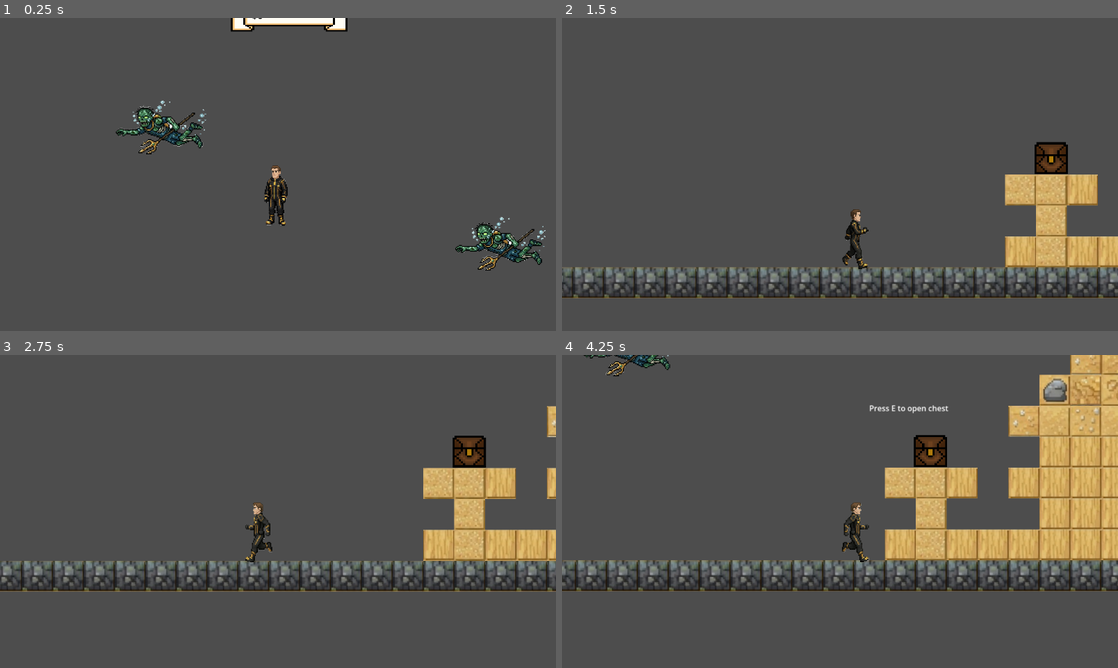
Above: before the commit, frames 1-4 (two rows, left to right).
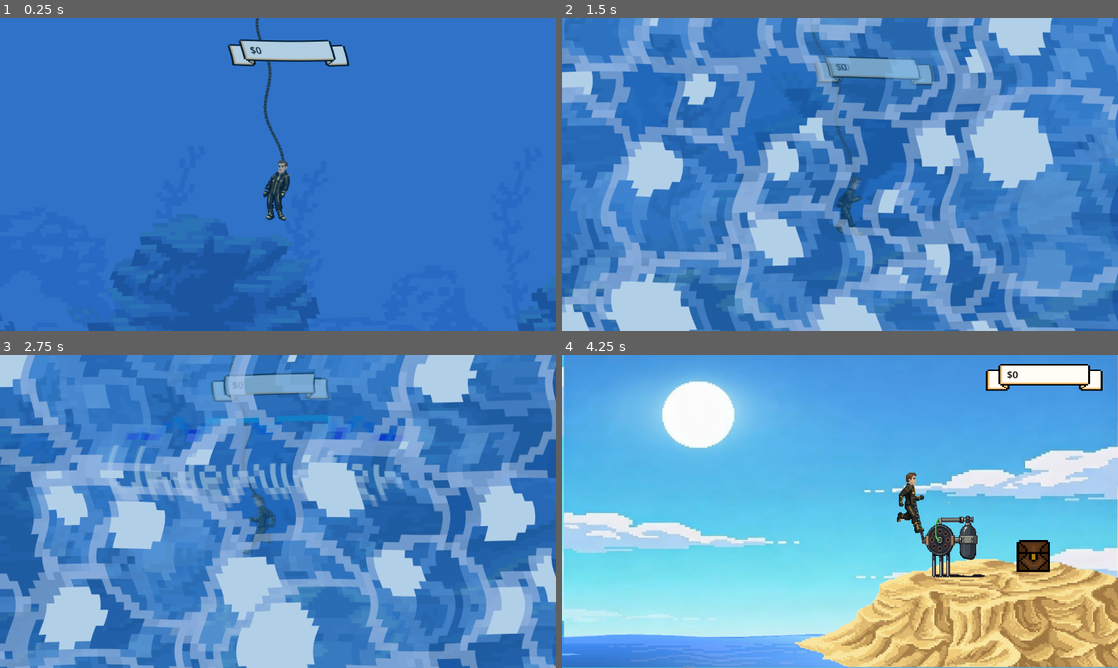
Above: after the commit, the same moments.

Repository: Jadiefication/Campfire-GameJam
Game: Godot game, scene res://scenes/mapa_pls.tscn
Same seed, same stepped clock (60 frames per second), same inputs: the game is played once before the commit and once after it. This scene is started directly instead of the project's main scene. The engine's default icon, where the game draws it, is replaced by a stand-in: a white triangle on a blue panel in a dark square.
Inputs:
- Up to frame 1 (0.25 s): no input
- Up to frame 2 (1.5 s): hold Right (move_right) from 0.53 s (still down); tap E (Interact) at 0.6, 1.35 s; tap Space (Jump) at 0.77 s
- Up to frame 3 (2.75 s): tap Space (Jump) at 1.52 s; release Right (move_right) at 2.03 s; hold A (move_left) from 2.03 s (still down); tap E (Interact) at 2.1 s
- Up to frame 4 (4.25 s): release A (move_left) at 2.78 s; hold Right (move_right) from 2.78 s (still down); tap E (Interact) at 2.85, 3.6 s; tap Space (Jump) at 3.02, 3.77 s

The runs differ from the first frame. In frame 1, 100% of the frame differs, in the area x 0-100%, y 0-100%; in frame 2, 100%; in frame 3, 100%; in frame 4, 100%.

Commit message:
finish first world

Diff:
--- a/scenes/base.tscn
+++ b/scenes/base.tscn
@@ -7,13 +7,11 @@
 [ext_resource type="Texture2D" uid="uid://b6e21y341pn1x" path="res://IMGS/day.jpg" id="2_vqfsp"]
 [ext_resource type="PackedScene" uid="uid://bk8vlqanbro6t" path="res://scenes/oxygen_tank.tscn" id="3_t45w4"]
 [ext_resource type="PackedScene" uid="uid://c1v7a5htiqcsp" path="res://scenes/player.tscn" id="4_h5ip5"]
-[ext_resource type="PackedScene" uid="uid://qiulhnrb1h2f" path="res://scenes/fish_spawner.tscn" id="7_hh5oj"]
 [ext_resource type="Texture2D" uid="uid://n4shwtgxjcgo" path="res://IMGS/island.png" id="8_i6jx3"]
 [ext_resource type="Script" uid="uid://bnhodst1lsw4l" path="res://scripts/adam.gd" id="9_dmaw2"]
 [ext_resource type="Texture2D" uid="uid://bcmhr181vs24h" path="res://IMGS/pipe.png" id="12_dmaw2"]
 [ext_resource type="AudioStream" uid="uid://d0qn18na686an" path="res://sounds/bubbles.mp3" id="13_1xxg6"]
 [ext_resource type="PackedScene" uid="uid://buxh6wc56mupk" path="res://scenes/chest.tscn" id="14_517kj"]
-[ext_resource type="PackedScene" uid="uid://dvm61g86m55o7" path="res://scenes/zombie.tscn" id="15_ot4hf"]
 [ext_resource type="Texture2D" uid="uid://ddm5pblkn10ls" path="res://IMGS/ui/UI_Flat_Banner02a.png" id="15_vciil"]
 
 [sub_resource type="GDScript" id="GDScript_jn13j"]
@@ -139,9 +137,6 @@
 [node name="oxygen_tank" parent="." unique_id=1640028717 instance=ExtResource("3_t45w4")]
 position = Vector2(749, 385)
 
-[node name="fish_spawner" parent="." unique_id=570606193 instance=ExtResource("7_hh5oj")]
-position = Vector2(88, 163)
-
 [node name="PinJoint2D" type="PinJoint2D" parent="." unique_id=1907018193]
 texture_filter = 1
 position = Vector2(749, 385)
@@ -164,10 +159,6 @@
 [node name="Chest" parent="." unique_id=1329740356 instance=ExtResource("14_517kj")]
 position = Vector2(977, 416)
 
-[node name="CharacterBody2D" parent="Chest" unique_id=1747079483 instance=ExtResource("15_ot4hf")]
-position = Vector2(-807, -189.00002)
-scale = Vector2(-0.2, 0.2)
-
 [node name="Banner" type="TextureRect" parent="." unique_id=1873500335]
 texture_filter = 1
 offset_left = 878.0
--- a/scenes/mapa_pls.tscn
+++ b/scenes/mapa_pls.tscn
@@ -2,14 +2,51 @@
 
 [ext_resource type="Texture2D" uid="uid://swnmyifx7lkq" path="res://IMGS/tilemap1.png" id="1_gol5h"]
 [ext_resource type="Script" uid="uid://blddvgw34dbsq" path="res://scripts/mapa_pls.gd" id="1_x2awj"]
+[ext_resource type="PackedScene" uid="uid://eoyrkfeb6fl4" path="res://scenes/bubble_shader.tscn" id="2_7mfh0"]
 [ext_resource type="Texture2D" uid="uid://bnnqc3a1e87xw" path="res://textpng.png" id="2_7ykll"]
 [ext_resource type="PackedScene" uid="uid://buxh6wc56mupk" path="res://scenes/chest.tscn" id="2_x2awj"]
 [ext_resource type="PackedScene" uid="uid://qiulhnrb1h2f" path="res://scenes/fish_spawner.tscn" id="3_7ykll"]
+[ext_resource type="Texture2D" uid="uid://c1ks7jpi55478" path="res://IMGS/title/far.png" id="3_ogfxj"]
+[ext_resource type="Texture2D" uid="uid://cndvyneft6tr3" path="res://IMGS/title/sand.png" id="4_xg242"]
+[ext_resource type="Texture2D" uid="uid://nx5rf0nrds4e" path="res://IMGS/title/foreground-1.png" id="5_vvx7h"]
+[ext_resource type="Texture2D" uid="uid://b2g4x5syc17ek" path="res://IMGS/title/foreground-2.png" id="6_8p7sb"]
 [ext_resource type="Texture2D" uid="uid://ddm5pblkn10ls" path="res://IMGS/ui/UI_Flat_Banner02a.png" id="6_x5sg4"]
 [ext_resource type="PackedScene" uid="uid://dvm61g86m55o7" path="res://scenes/zombie.tscn" id="7_myhk2"]
 [ext_resource type="AudioStream" uid="uid://0npph65pat50" path="res://sounds/ytmp3free.cc_submerged-ocean-ambient-music-underwater-sounds-youtubemp3free.org.mp3" id="8_myhk2"]
 [ext_resource type="PackedScene" uid="uid://c1v7a5htiqcsp" path="res://scenes/player.tscn" id="9_txjws"]
 [ext_resource type="Script" uid="uid://bnhodst1lsw4l" path="res://scripts/adam.gd" id="10_127b4"]
+[ext_resource type="Shader" uid="uid://e7igo45fo1by" path="res://shaders/ocean.gdshader" id="11_05jtr"]
+[ext_resource type="PackedScene" uid="uid://bk8vlqanbro6t" path="res://scenes/oxygen_tank.tscn" id="12_wak0d"]
+[ext_resource type="Texture2D" uid="uid://bcmhr181vs24h" path="res://IMGS/pipe.png" id="13_emdhy"]
+[ext_resource type="AudioStream" uid="uid://d0qn18na686an" path="res://sounds/bubbles.mp3" id="19_ogfxj"]
+
+[sub_resource type="Shader" id="1"]
+code = "shader_type canvas_item;
+
+uniform float speed = 0.05;
+
+void fragment() {
+    vec2 uv = UV;
+    uv.x -= TIME * speed;
+    uv = fract(uv);     // wraps UV so it tiles properly
+    COLOR = texture(TEXTURE, uv);
+}"
+
+[sub_resource type="ShaderMaterial" id="ShaderMaterial_73413"]
+shader = SubResource("1")
+shader_parameter/speed = 0.03
+
+[sub_resource type="ShaderMaterial" id="ShaderMaterial_bleqs"]
+shader = SubResource("1")
+shader_parameter/speed = 0.12
+
+[sub_resource type="ShaderMaterial" id="ShaderMaterial_6xfuw"]
+shader = SubResource("1")
+shader_parameter/speed = 0.28
+
+[sub_resource type="ShaderMaterial" id="ShaderMaterial_yop7p"]
+shader = SubResource("1")
+shader_parameter/speed = 0.28
 
 [sub_resource type="TileSetAtlasSource" id="TileSetAtlasSource_y2eox"]
 texture = ExtResource("1_gol5h")
@@ -2470,8 +2507,80 @@
 font_size = 20
 font_color = Color(0, 0, 0, 1)
 
-[node name="Node2D" type="Node2D" unique_id=973428691]
+[sub_resource type="ShaderMaterial" id="ShaderMaterial_5b7n5"]
+shader = ExtResource("11_05jtr")
+shader_parameter/tint_color = Vector3(0, 0.4, 0.7)
+shader_parameter/intensity = 0.3
+shader_parameter/distortion_strength = 2.0
+
+[sub_resource type="WorldBoundaryShape2D" id="WorldBoundaryShape2D_wak0d"]
+normal = Vector2(1, 0)
+distance = 20480.0
+
+[node name="World1" type="Node2D" unique_id=973428691]
 script = ExtResource("1_x2awj")
+
+[node name="Bubbles" parent="." unique_id=1744166050 instance=ExtResource("2_7mfh0")]
+visible = false
+
+[node name="TextureRect" type="TextureRect" parent="." unique_id=1096539495]
+offset_left = -932.0
+offset_right = 1849.1328
+offset_bottom = 1693.0
+
+[node name="Far" type="TextureRect" parent="TextureRect" unique_id=282430219]
+texture_filter = 1
+material = SubResource("ShaderMaterial_73413")
+layout_mode = 1
+anchors_preset = 15
+anchor_right = 1.0
+anchor_bottom = 1.0
+offset_left = 398.0
+offset_top = -2.0
+offset_right = 398.0
+offset_bottom = -2.0
+grow_horizontal = 2
+grow_vertical = 2
+texture = ExtResource("3_ogfxj")
+expand_mode = 1
+
+[node name="Sand" type="TextureRect" parent="TextureRect" unique_id=1244350057]
+texture_filter = 1
+material = SubResource("ShaderMaterial_bleqs")
+layout_mode = 1
+anchors_preset = 15
+anchor_right = 1.0
+anchor_bottom = 1.0
+offset_left = 398.0
+offset_top = -2.0
+offset_right = 398.0
+offset_bottom = -2.0
+grow_horizontal = 2
+grow_vertical = 2
+texture = ExtResource("4_xg242")
+expand_mode = 1
+
+[node name="Foreground1" type="TextureRect" parent="TextureRect" unique_id=564744994]
+texture_filter = 1
+material = SubResource("ShaderMaterial_6xfuw")
+layout_mode = 0
+offset_left = 398.0
+offset_top = -2.0
+offset_right = 398.0
+offset_bottom = -2.0
+texture = ExtResource("5_vvx7h")
+expand_mode = 1
+
+[node name="Foreground2" type="TextureRect" parent="TextureRect" unique_id=19837083]
+texture_filter = 1
+material = SubResource("ShaderMaterial_yop7p")
+layout_mode = 0
+offset_left = 398.0
+offset_top = -2.0
+offset_right = 398.0
+offset_bottom = -2.0
+texture = ExtResource("6_8p7sb")
+expand_mode = 1
 
 [node name="Chest2" parent="." unique_id=1329740356 instance=ExtResource("2_x2awj")]
 position = Vector2(1567, 1310)
@@ -2488,16 +2597,62 @@
 position = Vector2(1867, 512)
 scale = Vector2(-1, 1)
 
-[node name="Banner" type="TextureRect" parent="." unique_id=1377057694]
+[node name="Area2D2" parent="." unique_id=130372644 instance=ExtResource("3_7ykll")]
+position = Vector2(185, 1084)
+
+[node name="CharacterBody2D2" parent="Area2D2" unique_id=1747079483 instance=ExtResource("7_myhk2")]
+position = Vector2(523.99994, -818)
+
+[node name="CharacterBody2D3" parent="." unique_id=893069550 instance=ExtResource("7_myhk2")]
+position = Vector2(1458.9999, 523.99994)
+
+[node name="CharacterBody2D2" parent="." unique_id=1383476667 instance=ExtResource("7_myhk2")]
+position = Vector2(631.99994, 949.99994)
+
+[node name="AudioStreamPlayer2D" type="AudioStreamPlayer2D" parent="." unique_id=2067134431]
+position = Vector2(0, 57)
+stream = ExtResource("8_myhk2")
+autoplay = true
+
+[node name="PinJoint2D" type="PinJoint2D" parent="." unique_id=1799270197]
 texture_filter = 1
-offset_left = 878.0
-offset_top = 19.0
-offset_right = 1120.0
-offset_bottom = 74.0
+position = Vector2(749, 385)
+node_a = NodePath("../CharacterBody2D")
+node_b = NodePath("../oxygen_tank")
+
+[node name="Line2D" type="Line2D" parent="PinJoint2D" unique_id=1157650805]
+texture_filter = 1
+texture_repeat = 2
+position = Vector2(262.99997, -393)
+scale = Vector2(0.7452624, 0.6524824)
+points = PackedVector2Array(1, 10, -11, 11, -22, 22, -33, 32, -44, 42, -55, 52, -66, 62, -77, 72, -91.24298, 76.63043, -103.319275, 81.22827, -80.508545, 206.90213, -83.19226, 272.8043, -52.330566, 499.63034)
+width = 20.0
+texture = ExtResource("13_emdhy")
+texture_mode = 1
+
+[node name="CharacterBody2D" parent="." unique_id=614309881 instance=ExtResource("9_txjws")]
+position = Vector2(976, 356)
+script = ExtResource("10_127b4")
+speed = null
+rope_length = 1000.0
+money = null
+
+[node name="Camera2D" type="Camera2D" parent="CharacterBody2D" unique_id=1457011786]
+limit_left = -323
+limit_top = 0
+limit_smoothed = true
+position_smoothing_enabled = true
+
+[node name="Banner" type="TextureRect" parent="CharacterBody2D/Camera2D" unique_id=1377057694]
+texture_filter = 1
+offset_left = -98.0
+offset_top = -293.0
+offset_right = 144.0
+offset_bottom = -238.0
 texture = ExtResource("6_x5sg4")
 expand_mode = 3
 
-[node name="Label" type="Label" parent="Banner" unique_id=1874999297]
+[node name="Label" type="Label" parent="CharacterBody2D/Camera2D/Banner" unique_id=1874999297]
 texture_filter = 1
 layout_mode = 0
 offset_left = 44.0
@@ -2507,38 +2662,33 @@
 text = "0$"
 label_settings = SubResource("LabelSettings_jhl44")
 
-[node name="Underwater_Text" type="TextureRect" parent="." unique_id=2135291448]
+[node name="Underwater_Text" type="TextureRect" parent="CharacterBody2D/Camera2D" unique_id=2135291448]
 visible = false
 texture_filter = 1
-offset_left = 239.0
-offset_top = 66.0
-offset_right = 915.0
-offset_bottom = 265.26996
+offset_left = -336.0
+offset_top = -218.0
+offset_right = 340.0
+offset_bottom = -18.730042
 texture = ExtResource("2_7ykll")
 
-[node name="Area2D2" parent="." unique_id=130372644 instance=ExtResource("3_7ykll")]
-position = Vector2(185, 1084)
-
-[node name="CharacterBody2D2" parent="Area2D2" unique_id=1747079483 instance=ExtResource("7_myhk2")]
-position = Vector2(523.99994, -818)
-
-[node name="CharacterBody2D3" parent="." unique_id=893069550 instance=ExtResource("7_myhk2")]
-position = Vector2(1458.9999, 523.99994)
-
-[node name="CharacterBody2D2" parent="." unique_id=1383476667 instance=ExtResource("7_myhk2")]
-position = Vector2(631.99994, 949.99994)
-
-[node name="AudioStreamPlayer2D" type="AudioStreamPlayer2D" parent="." unique_id=2067134431]
-position = Vector2(0, 57)
-stream = ExtResource("8_myhk2")
-autoplay = true
-
-[node name="CharacterBody2D" parent="." unique_id=614309881 instance=ExtResource("9_txjws")]
-position = Vector2(976, 356)
-script = ExtResource("10_127b4")
-
-[node name="Camera2D" type="Camera2D" parent="CharacterBody2D" unique_id=1457011786]
-limit_left = -323
-limit_top = 0
-limit_smoothed = true
-position_smoothing_enabled = true
+[node name="CanvasLayer" type="CanvasLayer" parent="." unique_id=640104217]
+
+[node name="ColorRect" type="ColorRect" parent="CanvasLayer" unique_id=1674483065]
+material = SubResource("ShaderMaterial_5b7n5")
+offset_left = -889.0
+offset_top = -8.0
+offset_right = 11588.0
+offset_bottom = 8745.0
+
+[node name="BackBufferCopy" type="BackBufferCopy" parent="CanvasLayer" unique_id=2072952519]
+
+[node name="oxygen_tank" parent="." unique_id=1604457158 instance=ExtResource("12_wak0d")]
+position = Vector2(935, -79)
+
+[node name="StaticBody2D" type="StaticBody2D" parent="." unique_id=789162994]
+
+[node name="CollisionShape2D" type="CollisionShape2D" parent="StaticBody2D" unique_id=1918394315]
+shape = SubResource("WorldBoundaryShape2D_wak0d")
+
+[node name="BubbleSFX" type="AudioStreamPlayer2D" parent="." unique_id=229040356]
+stream = ExtResource("19_ogfxj")
--- a/scripts/adam.gd
+++ b/scripts/adam.gd
@@ -5,7 +5,7 @@
 @export var rope_length: float = 500.0
 
 # --- CONSTANTS ---
-const GRAVITY: float = 1200.0
+var GRAVITY: float = 1200.0
 const JUMP_VELOCITY: float = -600
 
 # --- NODE REFERENCES ---
@@ -33,10 +33,17 @@
 
 	sprite.animation_finished.connect(_on_animation_finished)
 	sprite.play("Idle")
+
+	if get_parent().name == "World1":
+		GRAVITY /= 2
+
 	change_money()
 
 func change_money():
-	get_parent().get_node("Banner/Label").text = "$" + str(money)
+	if get_node_or_null("Camera2D") != null:
+		$Camera2D.get_node("Banner/Label").text = "$" + str(money)
+	else:
+		get_parent().get_node("Banner/Label").text = "$" + str(money)
 
 func _physics_process(delta: float) -> void:
 	var direction = Input.get_axis("move_left", "move_right")
@@ -77,6 +84,14 @@
 		if sprite.animation == "Walk":
 			sprite.play("Idle")
 
+	if get_parent().name == "World1":
+		if Input.is_key_pressed(Key.KEY_W):
+			velocity.y = JUMP_VELOCITY / 4
+		if Input.is_key_pressed(Key.KEY_S):
+			velocity.y = -JUMP_VELOCITY / 4
+		if Input.is_key_pressed(Key.KEY_E):
+			change_scenes("res://scenes/base.tscn")
+
 	# --- ROPE CONSTRAINT ---
 	if rope_active:
 		var to_player = global_position - hook_position
@@ -115,16 +130,19 @@
 
 func on_enter_water(body: Node2D) -> void:
 	if body == self and bubbles_node:
-		bubbles_node.visible = true
-		var mat = bubbles_node.get_node("ColorRect").material
-		get_parent().get_node("BubbleSFX").play()
-		var tween = create_tween()
+		change_scenes("res://scenes/mapa_pls.tscn")
 
-		tween.tween_property(mat, "shader_parameter/transition_fill", 1.5, 0.6).set_trans(Tween.TRANS_SINE)
-		tween.tween_interval(1.0)
-		tween.tween_property(mat, "shader_parameter/transition_fill", 0.0, 0.6).set_trans(Tween.TRANS_SINE)
+func change_scenes(new_scene: String):
+	bubbles_node.visible = true
+	var mat = bubbles_node.get_node("ColorRect").material
+	get_parent().get_node("BubbleSFX").play()
+	var tween = create_tween()
 
-		tween.tween_callback(func():
-				bubbles_node.visible = false
-				get_tree().change_scene_to_file("res://scenes/mapa_pls.tscn")
-		)
+	tween.tween_property(mat, "shader_parameter/transition_fill", 1.5, 0.6).set_trans(Tween.TRANS_SINE)
+	tween.tween_interval(1.0)
+	tween.tween_property(mat, "shader_parameter/transition_fill", 0.0, 0.6).set_trans(Tween.TRANS_SINE)
+
+	tween.tween_callback(func():
+		bubbles_node.visible = false
+		get_tree().change_scene_to_file(new_scene)
+	)
--- a/scripts/mapa_pls.gd
+++ b/scripts/mapa_pls.gd
@@ -1,7 +1,7 @@
 extends Node2D
 
 func _ready() -> void:
-	var underwater_text = $Underwater_Text as TextureRect
+	var underwater_text = $CharacterBody2D/Camera2D/Underwater_Text as TextureRect
 	if underwater_text:
 		show_underwater_text(underwater_text)
 
--- /dev/null
+++ b/shaders/ocean.gdshader
@@ -0,0 +1,33 @@
+shader_type canvas_item;
+
+uniform sampler2D SCREEN_TEXTURE : hint_screen_texture, filter_linear_mipmap;
+
+// Lighter, softer blue tint (more pale cyan-aquamarine, less deep ocean)
+uniform vec3 tint_color = vec3(0.25, 0.62, 0.92);
+uniform float intensity = 0.15;           // reduced from 0.3 → much gentler overall color shift
+
+// Much milder distortion
+uniform float distortion_strength = 1.0;
+
+void fragment() {
+    vec2 uv = SCREEN_UV;
+
+    // Gentler, more subtle waves — still feels alive but not overwhelming
+    float time = TIME * 1.6;
+
+    uv.x += sin(uv.y * 22.0 + time * 2.8) * 0.0045 * distortion_strength;
+    uv.x += sin(uv.y * 7.5  + time * 1.1) * 0.0028 * distortion_strength; // softer slow swell
+
+    uv.y += cos(uv.x * 16.0 + time * 2.2) * 0.002 * distortion_strength;
+
+    vec4 screen_color = texture(SCREEN_TEXTURE, uv);
+
+    // Apply the lighter tint
+    screen_color.rgb = mix(screen_color.rgb, tint_color, intensity);
+
+    // Very light extra blue boost + desaturation (toned way down so it stays bright)
+    float lum = dot(screen_color.rgb, vec3(0.3, 0.6, 0.1));
+    screen_color.rgb = mix(screen_color.rgb, vec3(lum) * vec3(0.82, 0.96, 1.15), 0.09);
+
+    COLOR = screen_color;
+}
Not shown, added: shaders/ocean.gdshader.uid
